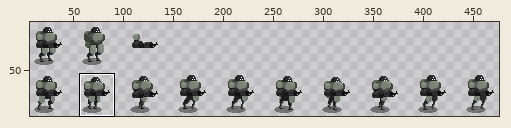
Sprite sheet, stored at assets/textures/shotgunner.png. The first picture is a wide view before the edit; the outline marks the close-up.
Close-up. First the earlier version:
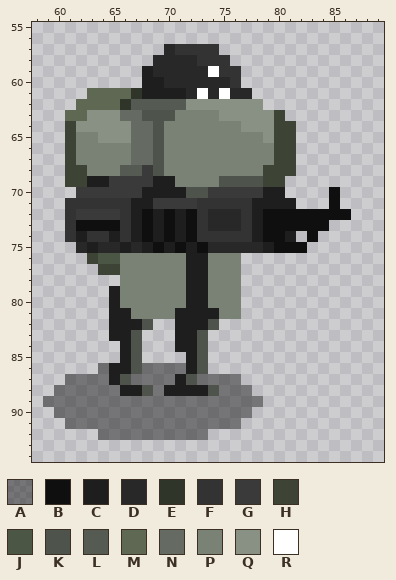
The file is 480x96 pixels. Colours within 5 levels of each other are drawn and written as one. Shown: x 58..89, y 55..94. The wide view leaves out empty margins. The commit also changed other parts of the picture, which this record leaves out.
Palette (. is transparent): A #0000006d  B #0f0f0f  C #1e1e1e  D #282828  E #30352a  F #333333  G #3a3a3a  H #3d4436  J #4c5644  K #4e544c  L #555b53  M #5e6853  N #656b62  P #7a8276  Q #889184  R #ffffff
Pixels before, first column x 59:
57 ...........DFFFF............
58 ..........DDDDFFF...........
59 .........CDDDDDRFF..........
60 .........CCDDDDDDF..........
61 ....MMMMECCCCDRDRDD.........
62 ...MMMMELLLLLQQQQQQQ........
63 ..MMQQQNNKKKPPPPQQQQQH......
64 ..HQQQQQNNKPPPPPPPQQQHH.....
65 ..HPPQQQNNKPPPPPPPPPQHH.....
66 ..HPPPPPNNKPPPPPPPPPPHH.....
67 ..HPPPPPNNKPPPPPPPPPPHH.....
68 ..HHPPPLLGKPPPPPPPPPHHH.....
69 ..HHCCGGGGCCPPPPKKKKHH......
70 ...GGGGGGCCCCKKGGGGGCC....B.
71 ..FFFFFFCCGGGGFFFFFCCCC...B.
72 ..FGGGGFCBCBCBFDDDFCBBBBBBBB
73 ..FBBBBFCBCBCBFDDDFCBBBBBB..
74 ..FCFFCFCBCBCBFFFFFCBBC.B...
75 ...DCDDCDCBCBCBDDDDDCBBB....
76 ....HJJPPPPPPCCPPP..........
77 .....HHPPPPPPCCPPP..........
78 .......PPPPPPCCPPP..........
79 ......CPPPPPPCCPPP..........
80 ......CPPPPPPCCPPP..........
81 ......CCPPPPCCCCPP..........
82 ......CCCK..CCCK............
83 ......CCK...CCK.............
84 .......CK...CCK.............
85 .......CK....CK.............
86 .....ACCKAAAACK.............
87 ..AAAACKAAAACKAAAA..........
88 .AAAAAACCKACCCCKAAA.........
89 AAAAAAAAAAAAAAAAAAAA........
90 .AAAAAAAAAAAAAAAAAA.........
91 ..AAAAAAAAAAAAAAAA..........
92 .....AAAAAAAAAA.............
Now the later version:
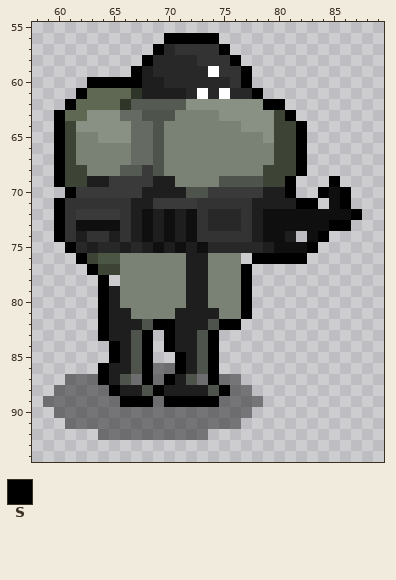
Colours new in this view: S #000000
From old to new:
Colour S is added in row 56 at x 70 to 74; in row 57 at x 69 and 75; in row 58 at x 68 and 76; in row 59 at x 67 and 77; in row 60 at x 63 to 67 and 77; in row 61 at x 62 and 78.
Colour S is added in row 62 at x 61 and 79 to 80; in row 63 at x 60 and 81; in rows 64 to 68 at x 60 and 82; in row 69 at x 60, 81 and 85; in row 70 at x 61, 81, 84 and 86; in row 71 at x 60, 82 to 83 and 86.
Colour S is added in row 72 at x 60 and 87; in row 73 at x 60 and 85 to 86; in row 74 at x 60 and 84; in row 75 at x 61 and 83; in row 76 at x 62 and 78 to 82; in row 77 at x 63 and 77.
Colour S is added in rows 78 to 81 at x 64 and 77; in row 82 at x 64, 69 to 70 and 75 to 76; in row 83 at x 64, 68, 70 and 74; in row 84 at x 65, 68, 70 and 74; in row 85 at x 65, 68, 71 and 74; in row 86 at x 74.
Colour S replaces colour A in row 86 at x 64, 68 and 71; in row 87 at x 64, 68, 70 and 74; in row 88 at x 65, 69 and 75; in row 89 at x 66 to 68 and 70 to 74.
Pixel boxes of the changes (left, top, right, bottom) in both close-ups:
changed: (54, 33, 362, 407)
